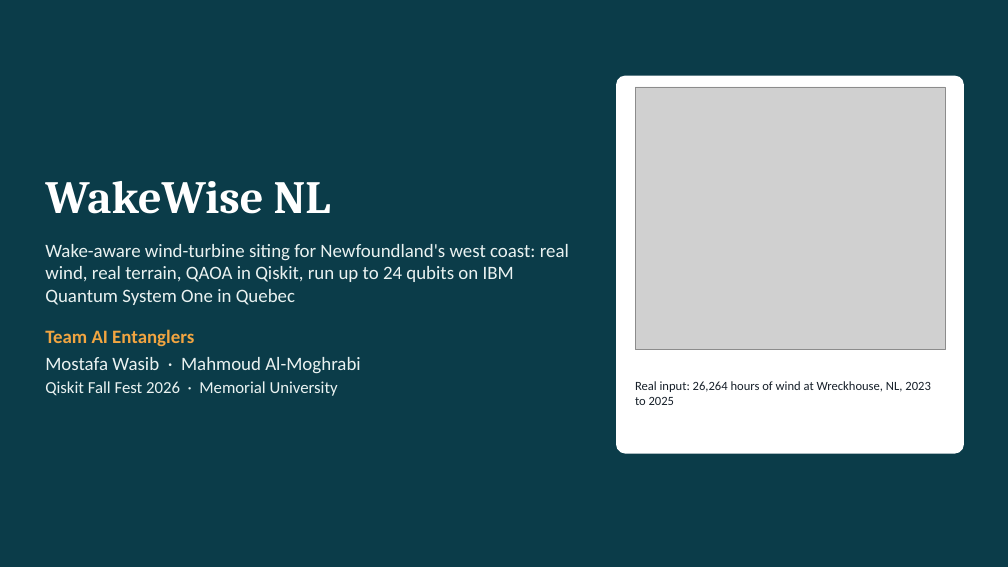
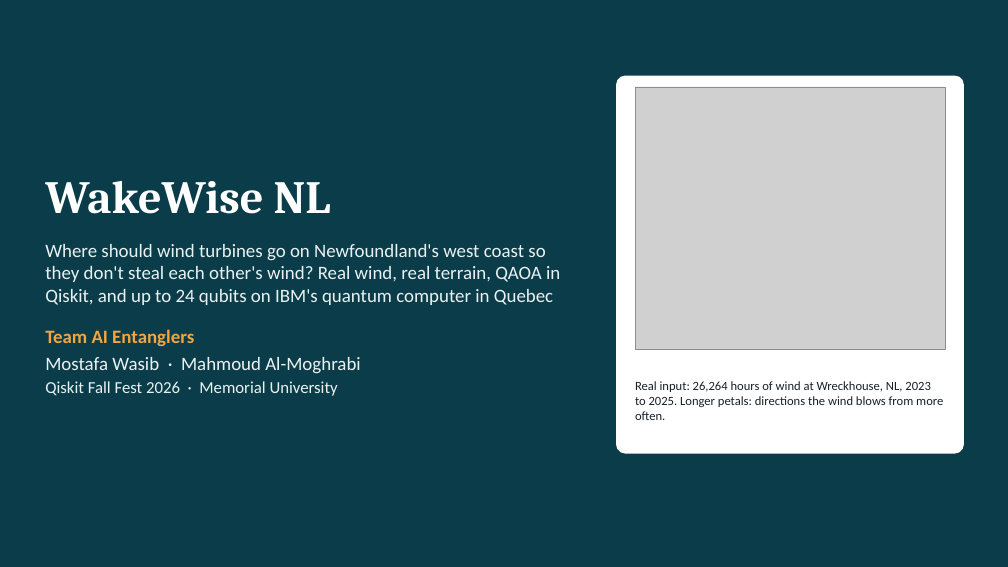
Before and after one commit to mrw-soumik/Qiskit-AI-Entanglers-, a slide deck: slide 1 of slides/WakeWise_NL_AI_Entanglers.pptx. Drawn at 1008x567 pixels with LibreOffice and Linux fonts; fonts in the diff are those of the drawing; grey boxes stand for pictures. Boxes give left, top, right and bottom in pixels: in the first picture for what was removed or moved away, otherwise in the second. Text is boxed around its words. In the diff, an @@ line names an element or a change of style, - is before the commit and + after.

```diff
--- a/slides/WakeWise_NL_AI_Entanglers.pptx
+++ b/slides/WakeWise_NL_AI_Entanglers.pptx
@@ text at bbox=[45, 244, 560, 305]: text changed @@
-Wake-aware wind-turbine siting for Newfoundland's west coast: real wind, real terrain, QAOA in Qiskit, run up to 24 qubits on IBM Quantum System One in Quebec
+Where should wind turbines go on Newfoundland's west coast so they don't steal each other's wind? Real wind, real terrain, QAOA in Qiskit, and up to 24 qubits on IBM's quantum computer in Quebec
@@ text at bbox=[635, 381, 943, 420]: text changed @@
-Real input: 26,264 hours of wind at Wreckhouse, NL, 2023 to 2025
+Real input: 26,264 hours of wind at Wreckhouse, NL, 2023 to 2025. Longer petals: directions the wind blows from more often.
```
Also in this commit, not shown: 15 other slides changed, 2 other files.
